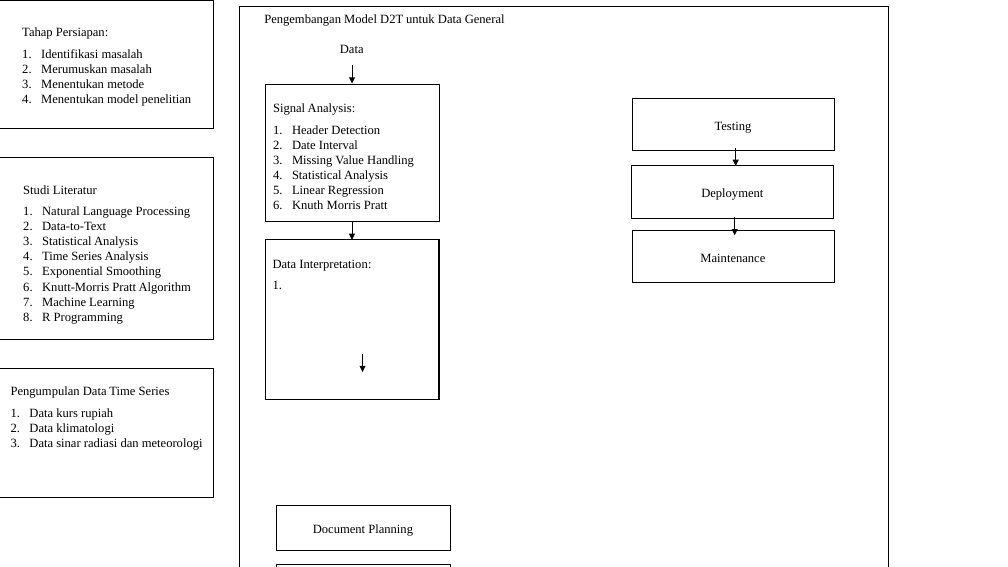
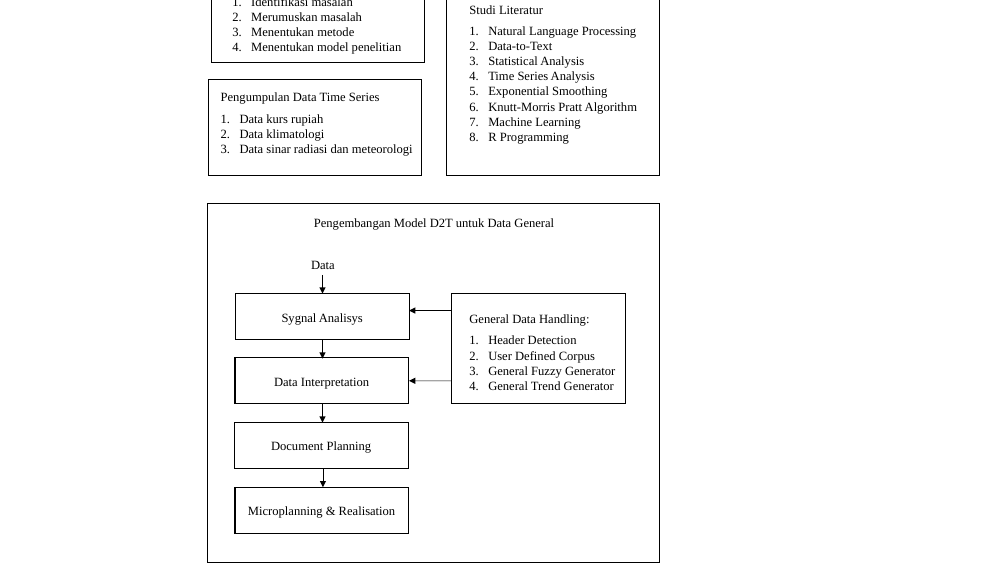
Before and after one commit to lyridwan/D2T_Apps, a slide deck: slide 2 of Resource/Skripsi/Desain Penelitian.pptx. Drawn at 1008x567 pixels with LibreOffice and Linux fonts; fonts in the diff are those of the drawing. Boxes give left, top, right and bottom in pixels: in the first picture for what was removed or moved away, otherwise in the second. Text is boxed around its words. In the diff, an @@ line names an element or a change of style, - is before the commit and + after.

Commit message:
Minor Change Desain Penelitian

```diff
--- a/Resource/Skripsi/Desain Penelitian.pptx
+++ b/Resource/Skripsi/Desain Penelitian.pptx
@@ rectangle: place and size @@
-rectangle at [0, 0, 213, 129]
+rectangle at [212, 0, 425, 62]
@@ text "Tahap Persiapan:" rewrapped from [22, 27, 192, 106] to [251, 0, 402, 54] @@
@@ rectangle: place and size @@
-rectangle at [0, 157, 213, 340]
+rectangle at [446, 0, 659, 175]
@@ text "Studi Literatur": place and size @@
-text "Studi Literatur" at [23, 185, 191, 324]
+text "Studi Literatur" at [469, 5, 637, 144]
@@ rectangle: place and size @@
-rectangle at [0, 369, 213, 498]
+rectangle at [208, 80, 421, 175]
@@ text "Pengumpulan Data Time Series": place and size @@
-text "Pengumpulan Data Time Series" at [11, 386, 203, 450]
+text "Pengumpulan Data Time Series" at [221, 92, 413, 156]
@@ text removed at [273, 103, 414, 209] @@
-Signal Analysis:
-1. Header Detection
-2. Date Interval
-3. Missing Value Handling
-4. Statistical Analysis
-5. Linear Regression
-6. Knuth Morris Pratt
@@ text removed at [715, 121, 752, 133] @@
-Testing
@@ rectangle removed at [632, 166, 834, 219] @@
@@ rectangle: place and size @@
-rectangle at [240, 6, 889, 567]
+rectangle at [208, 204, 660, 563]
@@ text removed at [701, 188, 763, 200] @@
-Deployment
@@ text "Pengembangan Model D2T untuk Data ...": place and size @@
-text "Pengembangan Model D2T untuk Data ..." at [264, 14, 505, 26]
+text "Pengembangan Model D2T untuk Data ..." at [314, 218, 554, 230]
@@ rectangle removed at [633, 231, 835, 283] @@
@@ arrow removed from (735, 217) to (735, 235) @@
@@ text "Data": place and size @@
-text "Data" at [340, 44, 364, 53]
+text "Data" at [311, 260, 335, 269]
@@ text removed at [700, 253, 765, 262] @@
-Maintenance
@@ rectangle: place and size @@
-rectangle at [265, 240, 439, 399]
+rectangle at [236, 294, 410, 340]
@@ arrow moved from (352, 65) - (352, 84) to (323, 275) - (323, 294) @@
@@ rectangle: place and size @@
-rectangle at [265, 85, 439, 222]
+rectangle at [452, 294, 626, 405]
@@ rectangle: place and size @@
-rectangle at [633, 98, 835, 150]
+rectangle at [235, 358, 409, 404]
@@ arrow moved from (352, 222) - (352, 240) to (323, 340) - (323, 359) @@
@@ text at [274, 377, 369, 389]: text changed @@
-Data Interpretation:
-1.
+Data Interpretation
@@ group added at [248, 311, 615, 518]: 3 texts, 2 arrows @@
+General Data Handling:
+1. Header Detection
+2. User Defined Corpus
+3. General Fuzzy Generator
+4. General Trend Generator
+Microplanning & Realisation
+Sygnal Analisys
@@ arrow moved from (363, 354) - (363, 372) to (323, 404) - (323, 423) @@
@@ text "Document Planning": place and size @@
-text "Document Planning" at [313, 524, 413, 536]
+text "Document Planning" at [271, 441, 372, 453]
@@ rectangle: place and size @@
-rectangle at [276, 506, 450, 551]
+rectangle at [234, 423, 408, 469]
@@ arrow moved from (736, 147) - (736, 166) to (323, 469) - (323, 488) @@
@@ rectangle: place and size @@
-rectangle at [277, 565, 451, 567]
+rectangle at [235, 487, 409, 533]
```
